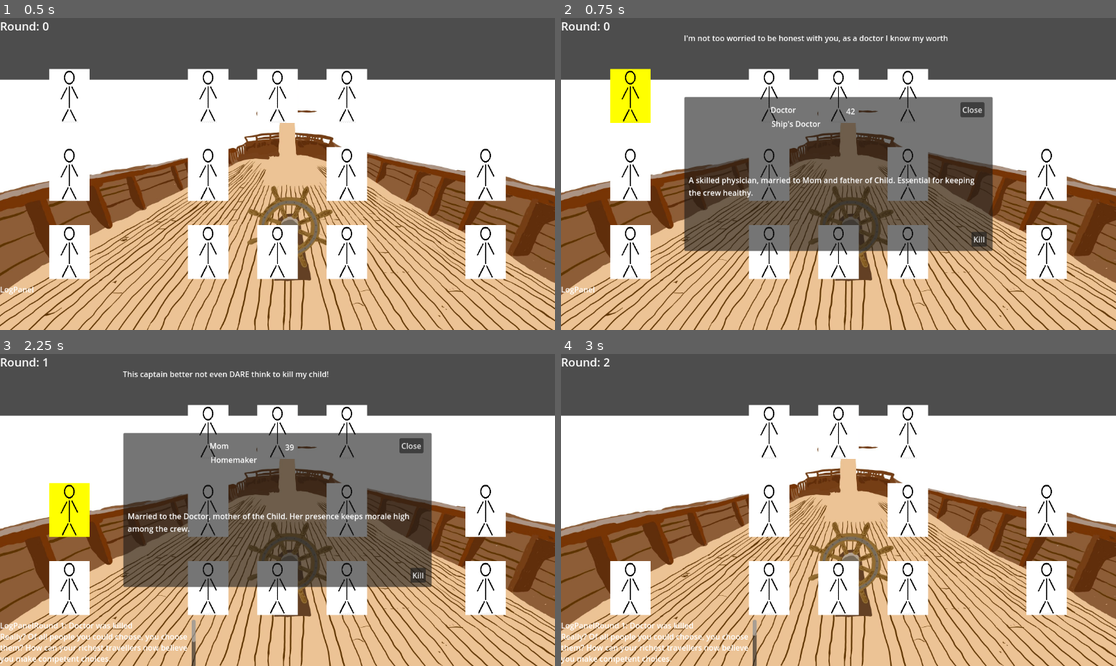
Above: before the commit, frames 1-4 (two rows, left to right).
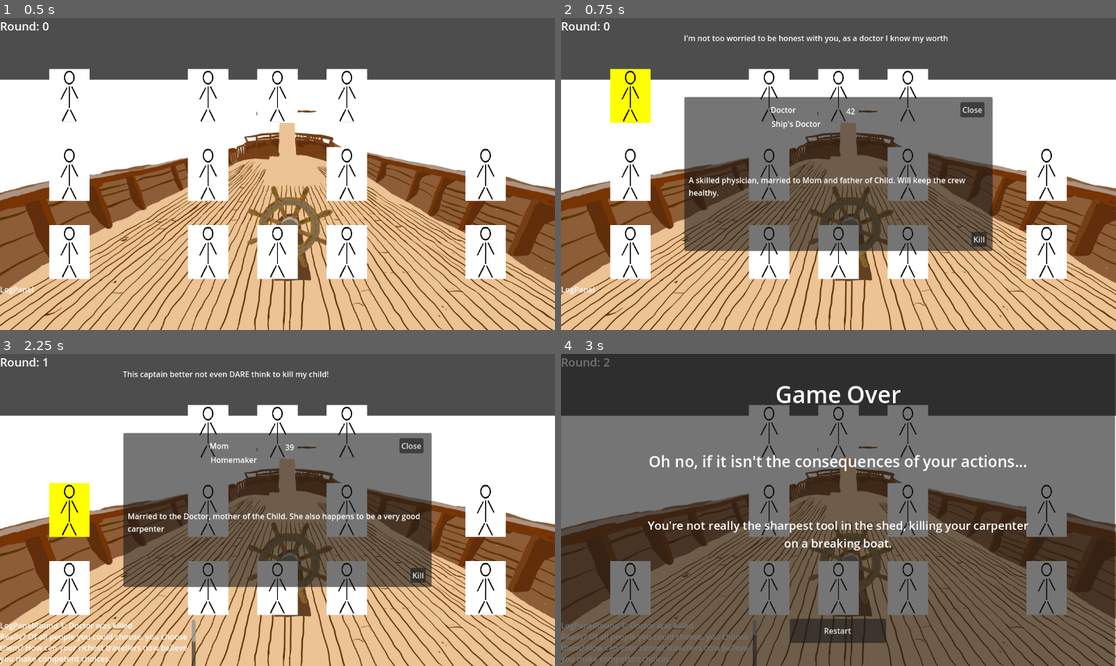
Above: after the commit, the same moments.

Repository: sajochems/Jamsepticeye
Game: Godot game, scene res://scenes/main.tscn
Two runs of this game, one before a commit and one after it. Both use one fixed random seed, a clock stepped at 60 frames per second and the inputs below.
Inputs (mouse positions are in pixels of both pictures, inside the frame that each line leads up to):
- Up to frame 1 (0.5 s): no input
- Up to frame 2 (0.75 s): tap Enter at 0.5 s; move the mouse to (627, 96) at 0.52 s; click (627, 96) at 0.67 s
- Up to frame 3 (2.25 s): click "Kill" at 1.25 s; tap Space at 2 s; move the mouse to (66, 510) at 2.02 s; click (66, 510) at 2.17 s
- Up to frame 4 (3 s): click "Kill" at 2.75 s

Frame 1 is identical in both runs. In frame 2, 0.3% of the frame differs, in the area x 23-75%, y 51-58%; in frame 3, 0.4%; in frame 4, 99%, in the area x 0-100%, y 0-100%.

Commit message:
Add character descriptions, fix triggring of empty conditions

Diff:
--- a/data/characters.json
+++ b/data/characters.json
@@ -4,7 +4,7 @@
 	"tag": "doctor",
 	"age": 42,
 	"occupation": "Ship's Doctor",
-	"description": "A skilled physician, married to Mom and father of Child. Essential for keeping the crew healthy.",
+	"description": "A skilled physician, married to Mom and father of Child. Will keep the crew healthy.",
 	"dialogues": ["I'm not too worried to be honest with you, as a doctor I know my worth", "This captain better know what …(282 unchanged characters)…
 	"sprite": "res://assets/sprites/doctor.png",
 	"x": 0.125,
@@ -15,7 +15,7 @@
 	"tag": "mom",
 	"age": 39,
 	"occupation": "Homemaker",
-	"description": "Married to the Doctor, mother of the Child. Her presence keeps morale high among the crew.",
+	"description": "Married to the Doctor, mother of the Child. She also happens to be a very good carpenter",
 	"dialogues": ["Oh how I wish my child would stay safe in these terrifying times!", "Please, please, please! Just kill me, save my child!", "This captain better not even DARE think to kill my child!"],
 	"sprite": "res://assets/sprites/mom.png",
 	"x": 0.125,
@@ -26,29 +26,29 @@
 	"tag": "child",
 	"age": 10,
 	"occupation": "Dependent",
-	"description": "Son of the Doctor and Mom. Innocent, but his fate deeply affects morale.",
+	"description": "Son of the Doctor and Mom. Innocent, but who would kill a child anyways.",
 	"dialogues": ["Mommy, I'm scared!", "*cries*", "I WANT TO GO HOME"],
 	"sprite": "res://assets/sprites/child.png",
 	"x": 0.125,
 	"y": 0.75
   },
   {
-	"name": "Rower1",
+	"name": "Fast",
 	"tag": "fast",
 	"age": 25,
 	"occupation": "Oarsman",
-	"description": "One of two rowing brothers. Strong and loyal, but deeply tied to Rower2 and in love with PrettyWoman.",
+	"description": "One of two rowing brothers. Strong and loyal, keeps eyeing the Pretty Woman.",
 	"dialogues": ["*stares at the pretty woman* Huh what? Sorry I'm a bit distracted", "I think she likes me back", "This captain is making some odd choices. He better not kill my lady!", "Don't talk to me, the sooner this hell is over the better."],
 	"sprite": "res://assets/sprites/rower1.png",
 	"x": 0.375,
 	"y": 0.25
   },
   {
-	"name": "Rower2",
+	"name": "Furious",
 	"tag": "furious",
 	"age": 23,
 	"occupation": "Oarsman",
-	"description": "Younger of the two brothers. Shares a bond with Rower1, and also in love with PrettyWoman.",
+	"description": "Younger of the two brothers and First Mate of the ship",
 	"dialogues": ["Have you met my brother? Some say we're two peas in a pod", "Ugh, Its hard to keep ahead of this darned Kraken! Luckily I have some pleasent company", "This is going horribly, as a first mate, maybe its my job to do something about it", "Losing a brother is like losing an arm..."],
 	"sprite": "res://assets/sprites/rower2.png",
 	"x": 0.375,
@@ -59,7 +59,7 @@
 	"tag": "rich",
 	"age": 50,
 	"occupation": "Wealthy Merchant",
-	"description": "A cunning rich passenger who often schemes to bribe others to mutiny.",
+	"description": "A cunning rich passenger with millions and millions of gold.",
 	"dialogues": ["What a trip from hell! The captain better know my worth!", "This captain is making some odd choices. I better ensure that I stay on by promising him a million gold.", "HELLOO! I AM RICH! IF YOU KEEP ME ALIVE I'LL MAKE YOU RICH."],
 	"sprite": "res://assets/sprites/rich.png",
 	"x": 0.375,
@@ -70,7 +70,7 @@
 	"tag": "prettywoman",
 	"age": 22,
 	"occupation": "Passenger",
-	"description": "Young and beautiful. Both Rower brothers are in love with her, which makes her fate volatile.",
+	"description": "Young and beautiful.",
 	"dialogues": ["Oh, how I so hope to make it home safe", "Thank god that strong rower is here to keep us safe.", "I would be so scared, but with the first mate looking out for me, be warned."],
 	"sprite": "res://assets/sprites/prettywoman.png",
 	"x": 0.625,
@@ -82,7 +82,7 @@
 	"age": 45,
 	"occupation": "Ship's Cook",
 	"description": "Keeps the crew fed and spirits lifted. Brought his dog.",
-	"dialogues": ["Who's a good boy? Don't worry doggo, it will all be okay", "Oh what terror! Don't look at my dog like that, he hasn't done anything wrong!", "If anyone happens to my dog I will kill everyone on this boat and then myself."],
+	"dialogues": ["Who's a good boy? Don't worry doggo, it will all be okay", "Oh what terror! Don't look at my dog like that, he hasn't done anything wrong!", "If anything happens to my dog I will kill everyone on this boat and then myself."],
 	"sprite": "res://assets/sprites/cook.png",
 	"x": 0.625,
 	"y": 0.5
@@ -104,7 +104,7 @@
 	"age": 55,
 	"occupation": "Priest",
 	"description": "Spiritual guide of the crew.",
-	"dialogues": ["Let us pray for the quick disappears of this devilish monster", "God, please stand by us!", "What has possessed this captain to make these terrible choices! He may be tempted by the devil himself!"],
+	"dialogues": ["Let us pray for the quick disappearance of this devilish monster", "God, please stand by us!", "What has possessed this captain to make these terrible choices! He may be tempted by the devil himself!"],
 	"sprite": "res://assets/sprites/priest.png",
 	"x": 0.875,
 	"y": 0.5
@@ -114,7 +114,7 @@
 	"tag": "jack",
 	"age": 30,
 	"occupation": "Scientist",
-	"description": "A man of science.",
+	"description": "A man of science. ",
 	"dialogues": ["Hey, I'm Jack, top of the morning to ya", "I'm a man of science, I'm doing important research, please leave me alone", "It's clear this captain is not a scholar because there is ZERO logic in this decisions"],
 	"sprite": "res://assets/sprites/jack.png",
 	"x": 0.875,
@@ -126,8 +126,8 @@
 	"tag": "dog",
 	"age": 6,
 	"occupation": "Good boy",
-	"description": "The loyal ship’s dog. Beloved by the crew but vulnerable, his death can trigger disease or despair.",
-	"dialogues": ["woof", "woof woof", "WOOOF WOOOF"],
+	"description": "TA good boy",
+	"dialogues": ["woof", "woof woof", "*growl*"],
 	"sprite": "res://assets/sprites/dog.png",
 	"x": 0.5,
 	"y": 0.25
--- a/scripts/events.gd
+++ b/scripts/events.gd
@@ -80,7 +80,7 @@
 	if trigger_round != -1 and trigger_round != round:
 		return false
 
-	if not evaluate_condition(condition, characters):
+	if not condition == "" and not evaluate_condition(condition, characters):
 		return false
 
 	# The event is triggered
@@ -103,7 +103,7 @@
 		return false
 	if trigger_round != -1 and trigger_round != round:
 		return false
-	if not evaluate_condition(condition, characters):
+	if not condition == "" and not evaluate_condition(condition, characters):
 		return false
 
 	states = states +  ev.get("state_change", "")
